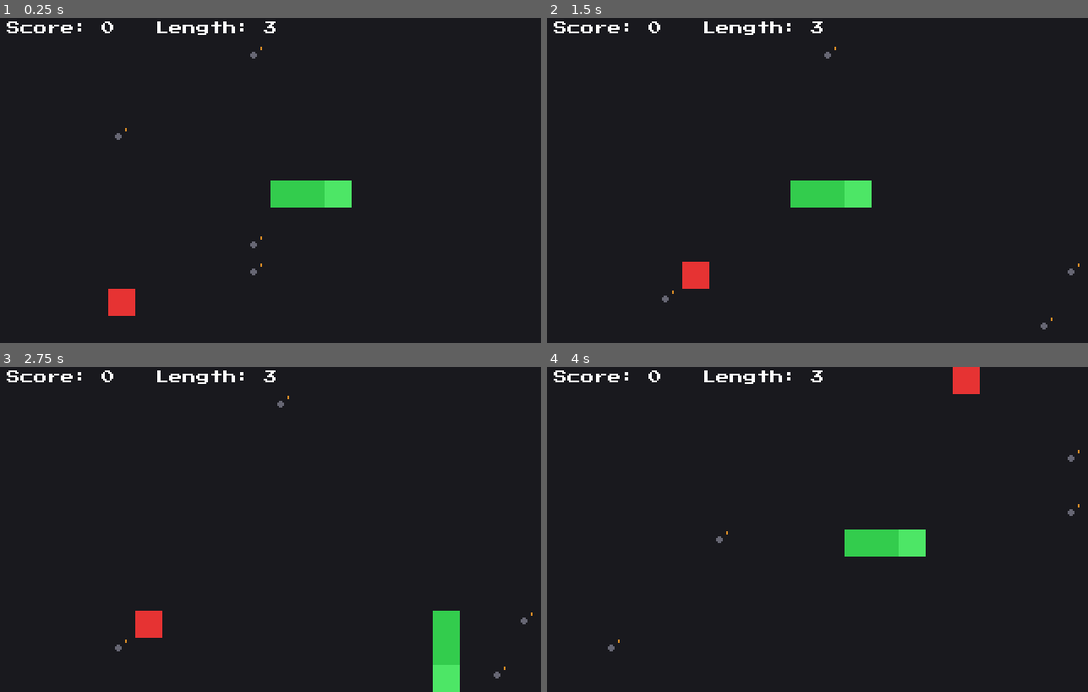
Above: before the commit, frames 1-4 (two rows, left to right).
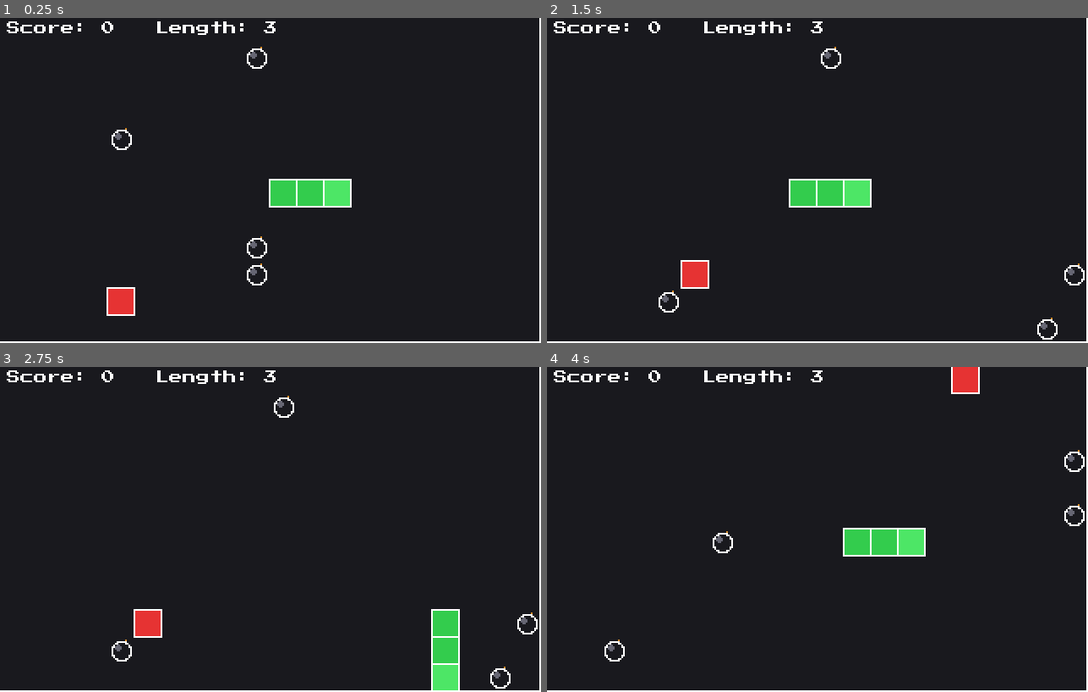
Above: after the commit, the same moments.

Repository: Tassnaz/vibe-code-test
Game: Godot game, scene res://scenes/Game.tscn
Two runs of this game, one before a commit and one after it. Both use one fixed random seed, a clock stepped at 60 frames per second and the inputs below.
Inputs:
- Up to frame 1 (0.25 s): no input
- Up to frame 2 (1.5 s): hold Right (ui_right) 0.53-1.25 s; click "Restart" at 1.25 s
- Up to frame 3 (2.75 s): hold Down (ui_down) from 2.03 s (still down)
- Up to frame 4 (4 s): release Down (ui_down) at 2.78 s; hold Right (ui_right) 2.78-3.5 s; click "Restart" at 3.5 s

The runs differ from the first frame. In frame 1, 1.5% of the frame differs, in the area x 0-100%, y 0-100%; in frame 2, 1.5%; in frame 3, 1.4%; in frame 4, 1.4%.

Commit message:
Add white outlines to game elements for visibility
Snake segments, food, bombs, and the play-field boundary now get a
1px white stroke on top of their fill color, so adjacent same-colored
snake segments read as distinct cells instead of blending into one
blob, and every element stands out against the dark background.

Co-Authored-By: Claude Sonnet 5 <noreply@anthropic.com>

Diff:
--- a/scripts/game.gd
+++ b/scripts/game.gd
@@ -10,6 +10,8 @@
 const HEAD_COLOR := Color(0.3, 0.9, 0.4)
 const FOOD_COLOR := Color(0.9, 0.2, 0.2)
 const BG_COLOR := Color(0.1, 0.1, 0.12)
+const OUTLINE_COLOR := Color(1.0, 1.0, 1.0)
+const OUTLINE_WIDTH := 1.0
 
 const FOOD_SCORE := 1
 const FOOD_GROWTH := 1
@@ -240,17 +242,28 @@
 	queue_redraw()
 
 func _draw() -> void:
-	draw_rect(Rect2(Vector2.ZERO, Vector2(GRID_WIDTH, GRID_HEIGHT) * CELL_SIZE), BG_COLOR)
+	var board_rect := Rect2(Vector2.ZERO, Vector2(GRID_WIDTH, GRID_HEIGHT) * CELL_SIZE)
+	draw_rect(board_rect, BG_COLOR)
+	draw_rect(board_rect, OUTLINE_COLOR, false, OUTLINE_WIDTH)
+
 	var food_color := BONUS_COLOR if food_is_bonus else FOOD_COLOR
-	draw_rect(Rect2(Vector2(food_pos) * CELL_SIZE, Vector2(CELL_SIZE, CELL_SIZE)), food_color)
+	var food_rect := Rect2(Vector2(food_pos) * CELL_SIZE, Vector2(CELL_SIZE, CELL_SIZE))
+	draw_rect(food_rect, food_color)
+	draw_rect(food_rect, OUTLINE_COLOR, false, OUTLINE_WIDTH)
+
 	for bomb in bombs:
 		var center := Vector2(bomb) * CELL_SIZE + Vector2(CELL_SIZE, CELL_SIZE) * 0.5
 		draw_line(center, center + Vector2(3.0, -CELL_SIZE * 0.4), BOMB_FUSE_COLOR, 1.5)
 		draw_circle(center, CELL_SIZE * 0.35, BOMB_COLOR)
 		draw_circle(center - Vector2(2.0, 2.0), CELL_SIZE * 0.1, BOMB_HIGHLIGHT_COLOR)
+		draw_circle(center, CELL_SIZE * 0.35, OUTLINE_COLOR, false, OUTLINE_WIDTH)
+
 	for i in range(body.size()):
 		var color := HEAD_COLOR if i == 0 else SNAKE_COLOR
-		draw_rect(Rect2(Vector2(body[i]) * CELL_SIZE, Vector2(CELL_SIZE, CELL_SIZE)), color)
+		var seg_rect := Rect2(Vector2(body[i]) * CELL_SIZE, Vector2(CELL_SIZE, CELL_SIZE))
+		draw_rect(seg_rect, color)
+		draw_rect(seg_rect, OUTLINE_COLOR, false, OUTLINE_WIDTH)
+
 	for spark in sparks:
 		var t: float = spark.life / spark.max_life
 		var color: Color = spark.color
